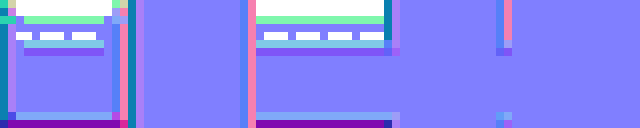
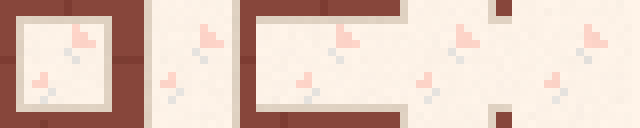
The second 640px x 128px image is a revision of the first. Changes to its layers:
added group "Tilemap_WoodTiles" (1st of 2) with 16 layers above "Tilemap_WoodStairs" over <box>0,0,640,128</box>
added layer "레이어 53" in group "Tilemap_WoodTiles" over <box>0,0,512,128</box>
added layer "레이어 52" (multiply) in group "Tilemap_WoodTiles" over <box>16,0,512,128</box>
"DriveWay" (1st of 7, in "Tilemap_WoodTiles"): opacity 100% → 4%, blend normal → multiply, moved it into group "Tilemap_WoodTiles", painted on it over <box>0,0,640,128</box>
added layer "레이어 58" (2nd of 6, in "Tilemap_WoodTiles") in group "Tilemap_WoodTiles" over <box>544,24,608,88</box>
added layer "레이어 59" in group "Tilemap_WoodTiles" over <box>40,48,592,104</box>
added layer "레이어 58" (3rd of 6, in "Tilemap_WoodTiles") in group "Tilemap_WoodTiles" over <box>416,24,480,88</box>
added layer "레이어 58" (4th of 6, in "Tilemap_WoodTiles") in group "Tilemap_WoodTiles" over <box>296,24,360,88</box>
added layer "레이어 58" (5th of 6, in "Tilemap_WoodTiles") in group "Tilemap_WoodTiles" over <box>160,24,224,88</box>
added layer "레이어 58" (6th of 6, in "Tilemap_WoodTiles") in group "Tilemap_WoodTiles" over <box>32,24,96,88</box>
added layer "레이어 57" in group "Tilemap_WoodTiles" over <box>0,0,640,128</box>
hid group "Tilemap_WoodStairs" (10 layers) over <box>0,0,640,128</box>
hid "레이어 49" over <box>0,0,640,128</box>
